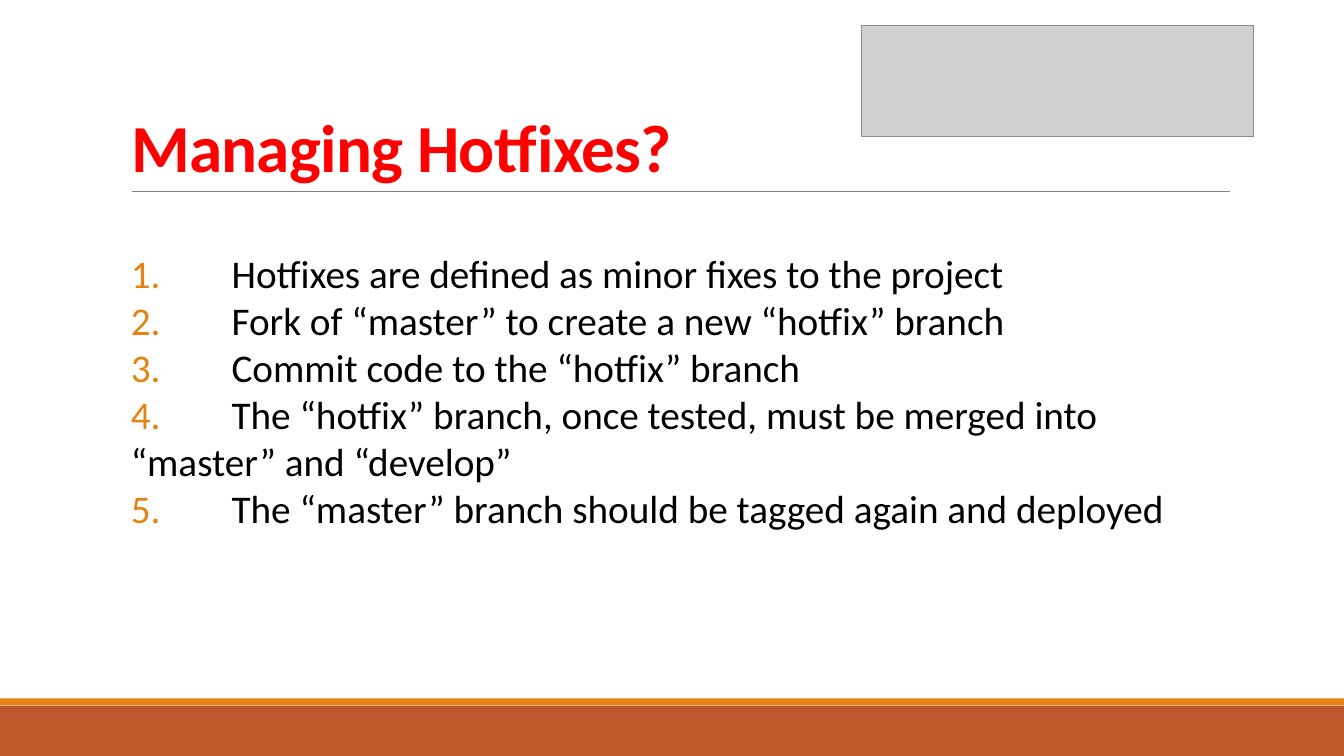
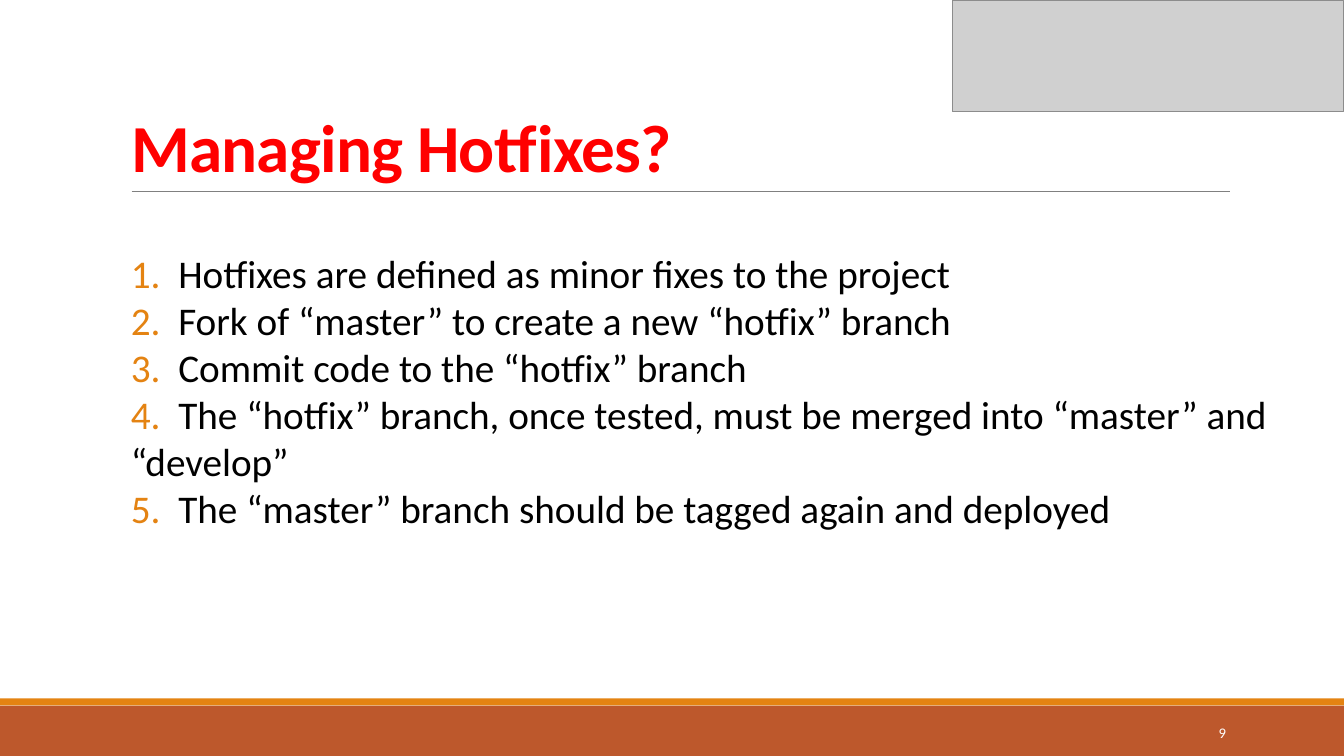
Before and after one commit to TrinhDinhPhuc/DEVNet, a slide deck: slide 9 of Git/How to use Git Flow.pptx (slide 7 before the commit). Drawn at 1344x756 pixels with LibreOffice and Linux fonts; fonts in the diff are those of the drawing; grey boxes stand for pictures. Boxes give left, top, right and bottom in pixels: in the first picture for what was removed or moved away, otherwise in the second. Text is boxed around its words. In the diff, an @@ line names an element or a change of style, - is before the commit and + after.

```diff
--- a/Git/How to use Git Flow.pptx
+++ b/Git/How to use Git Flow.pptx
@@ picture: place and size @@
-picture at (862,25,1254,137)
+picture at (953,0,1344,112)
@@ text "1. Hotfixes are defined as ..." rewrapped from (131,260,1163,530) to (131,260,1267,530) @@
@@ page number added at (1219,728,1226,738), 10.5 pt, text #FFFFFF @@
+9
```
Also in this commit, not shown: 4 other slides changed, 6 slides added, 4 slides removed, 11 other files.
